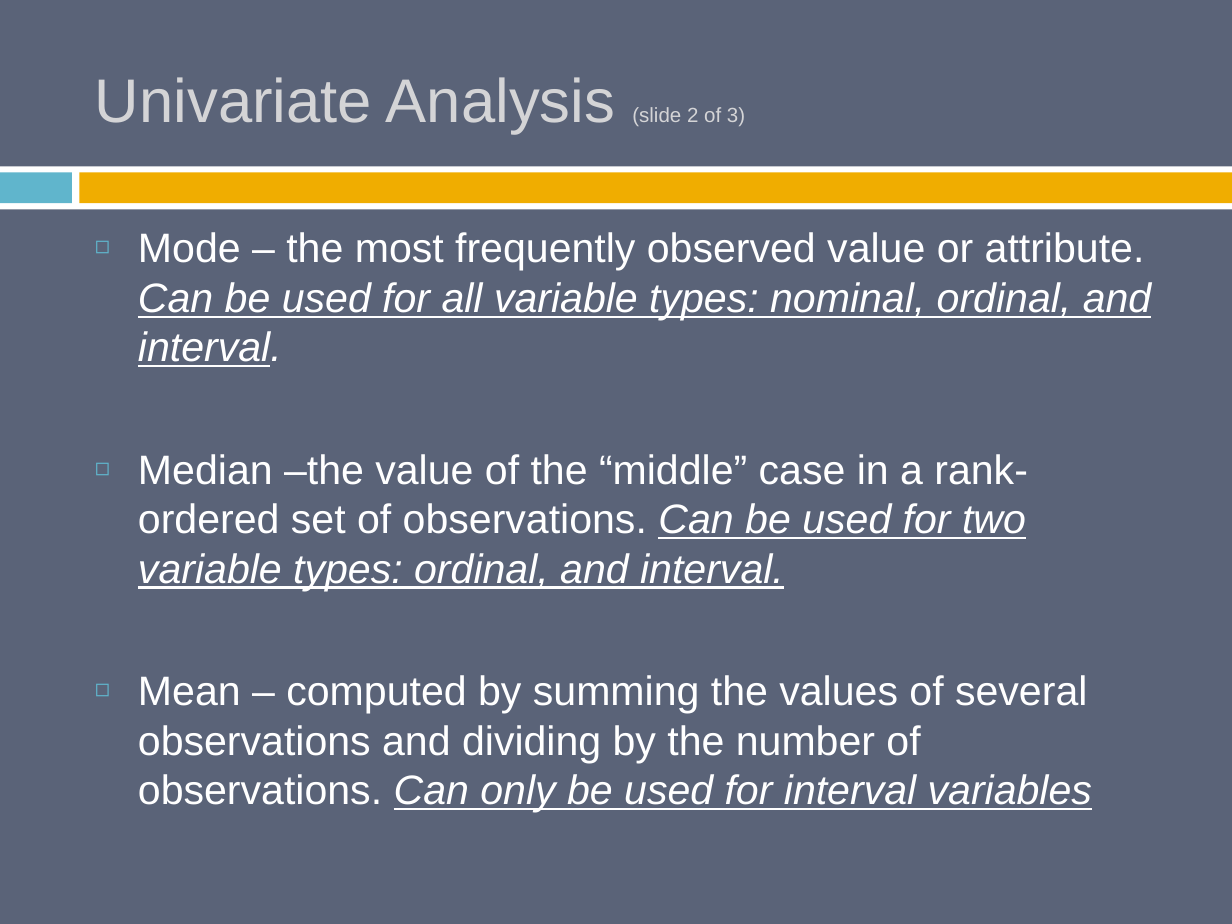
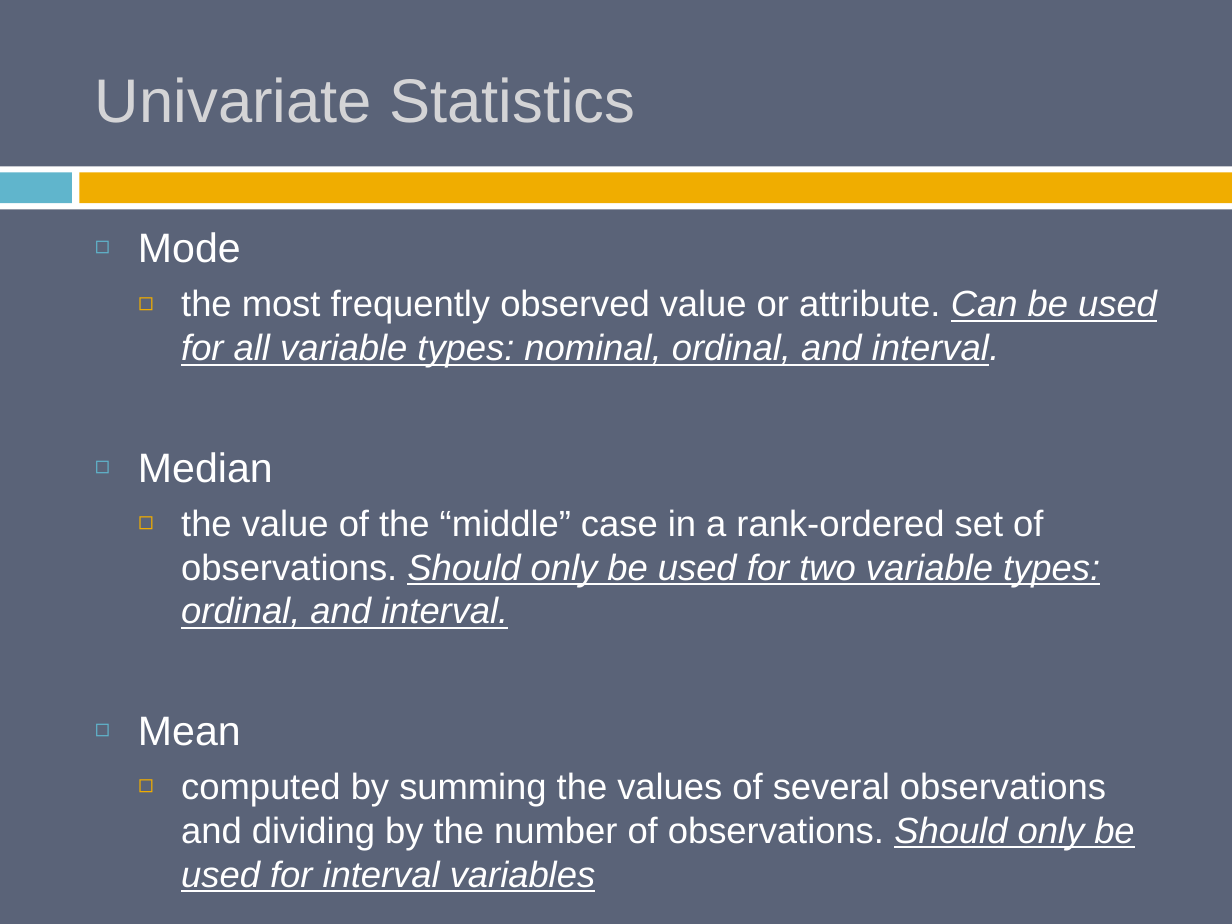
Before and after one commit to burrelvannjr/methods_csuf, a slide deck: slide 19 of ppts/old/Babbie_7e_PPT_ch_14.pptx (slide 16 before the commit). Drawn at 1232x924 pixels with LibreOffice and Linux fonts; fonts in the diff are those of the drawing. Boxes give left, top, right and bottom in pixels: in the first picture for what was removed or moved away, otherwise in the second. Text is boxed around its words. In the diff, an @@ line names an element or a change of style, - is before the commit and + after.

```diff
--- a/ppts/old/Babbie_7e_PPT_ch_14.pptx
+++ b/ppts/old/Babbie_7e_PPT_ch_14.pptx
@@ title at [95,77,635,123]: text changed @@
-Univariate Analysis (slide 2 of 3)
+Univariate Statistics
@@ text at [138,232,1157,892]: text changed; size 24.1 to 21.3 pt @@
-◻ Mode – the most frequently observed value or attribute. Can be used for all variable types: nominal, ordinal, and interval.
-◻ Median –the value of the “middle” case in a rank-ordered set of observations. Can be used for two variable types: ordinal, and interval.
-◻ Mean – computed by summing the values of several observations and dividing by the number of observations. Can only be used for interval variables
+◻ Mode
+  ◻ the most frequently observed value or attribute. Can be used for all variable types: nominal, ordinal, and interval.
+◻ Median
+  ◻ the value of the “middle” case in a rank-ordered set of observations. Should only be used for two variable types: ordinal, and interval.
+◻ Mean
+  ◻ computed by summing the values of several observations and dividing by the number of observations. Should only be used for interval variables
```
Also in this commit, not shown: 25 other slides changed, 4 slides added, 31 other files.
